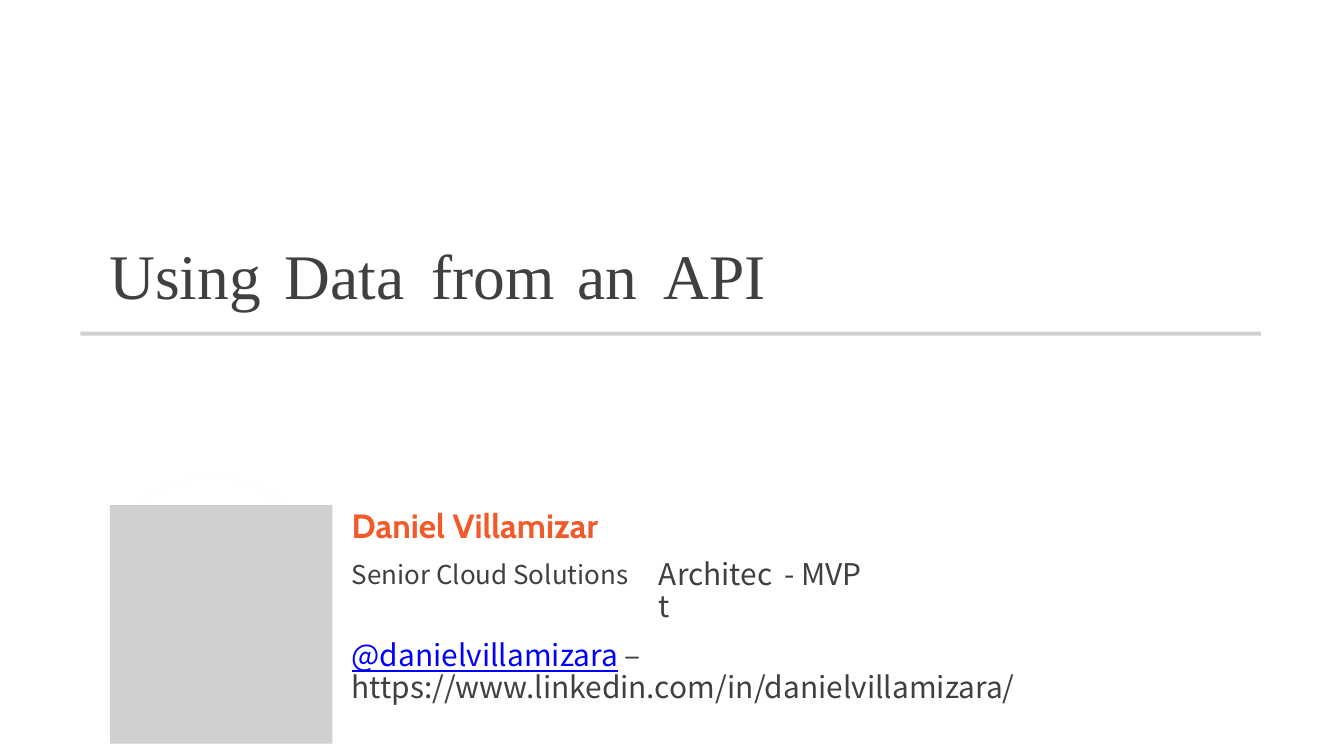
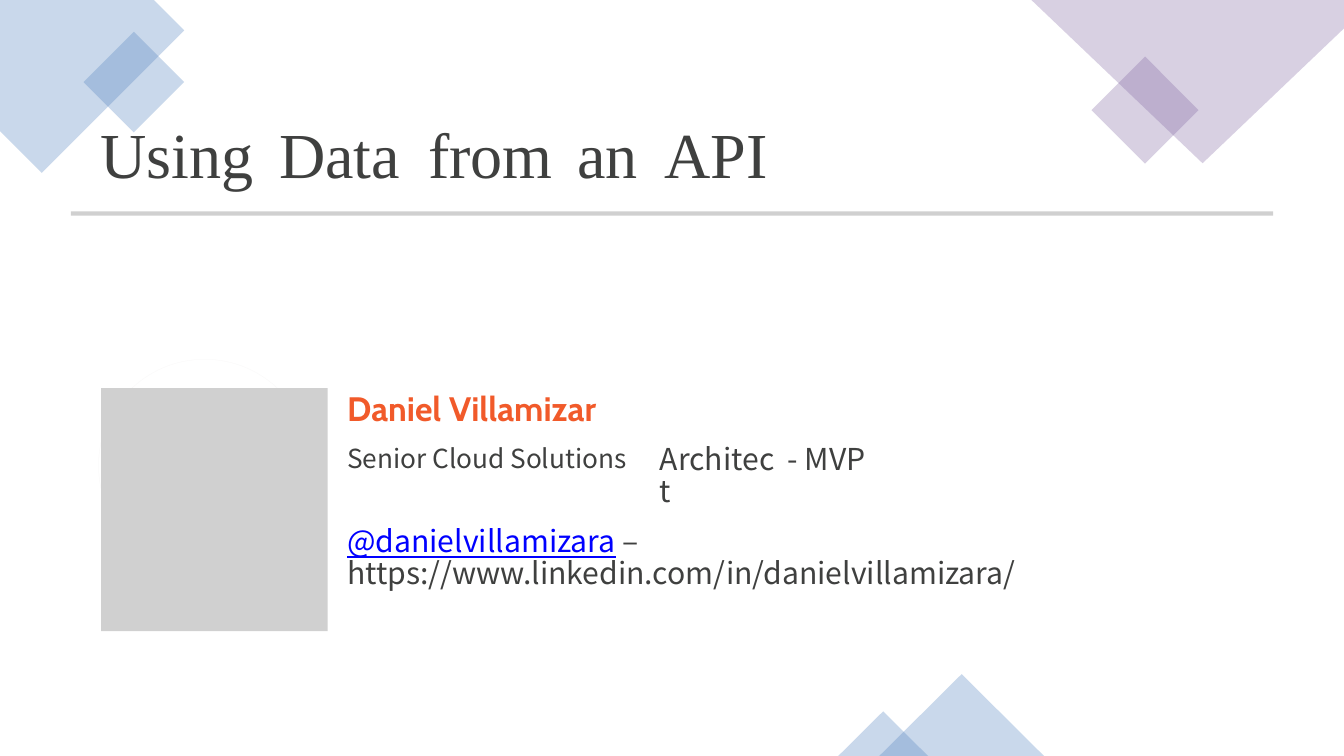
Before and after one commit to CSA-DanielVillamizar/ITM-ProgramaciondeSoftware, a slide deck: slide 1 of ASP.NET Core 6 Blazor Fundamentals/05/using-data-from-an-api-slides.pptx. Drawn at 1344x756 pixels with LibreOffice and Linux fonts; fonts in the diff are those of the drawing; grey boxes stand for pictures. Boxes give left, top, right and bottom in pixels: in the first picture for what was removed or moved away, otherwise in the second. Text is boxed around its words. In the diff, an @@ line names an element or a change of style, - is before the commit and + after.

```diff
--- a/ASP.NET Core 6 Blazor Fundamentals/05/using-data-from-an-api-slides.pptx
+++ b/ASP.NET Core 6 Blazor Fundamentals/05/using-data-from-an-api-slides.pptx
@@ freeform shape added at box(0, 0, 184, 173), fill #4F81BD at 30% opacity @@
@@ freeform shape added at box(1032, 0, 1344, 163), fill #8064A2 at 30% opacity @@
@@ rectangle added at box(83, 32, 184, 132), fill #4F81BD at 30% opacity @@
@@ rectangle added at box(1092, 56, 1199, 164), fill #8064A2 at 30% opacity @@
@@ size 68 to 68.7 pt; line spacing 70pt to 70.7pt in 5 elements at box(577, 148, 637, 179), box(664, 135, 767, 178), box(428, 133, 553, 179), box(279, 136, 400, 179), box(100, 128, 253, 190) @@
@@ text "Using": place and size @@
-text "Using" at box(109, 257, 261, 311)
+text "Using" at box(100, 128, 253, 190)
@@ text "Data": place and size @@
-text "Data" at box(285, 257, 405, 300)
+text "Data" at box(279, 136, 400, 179)
@@ text "from": place and size @@
-text "from" at box(431, 254, 554, 300)
+text "from" at box(428, 133, 553, 179)
@@ text "an": place and size @@
-text "an" at box(578, 269, 638, 300)
+text "an" at box(577, 148, 637, 179)
@@ text "API": place and size @@
-text "API" at box(663, 257, 765, 299)
+text "API" at box(664, 135, 767, 178)
@@ picture: place and size @@
-picture at box(81, 331, 1261, 335)
+picture at box(71, 212, 1273, 216)
@@ freeform shape: place and size @@
-freeform shape at box(108, 477, 316, 685)
+freeform shape at box(99, 360, 311, 572)
@@ picture: place and size @@
-picture at box(110, 505, 333, 744)
+picture at box(101, 388, 327, 631)
@@ text "Daniel Villamizar": place and size @@
-text "Daniel Villamizar" at box(352, 512, 628, 585)
+text "Daniel Villamizar" at box(347, 395, 626, 469)
@@ text "Daniel Villamizar" at box(347, 395, 626, 469): size 36 to 36.4 pt in "Daniel Villamizar"; size 48 to 48.5 pt in "Senior Cloud Solutions"; line spacing 37.9pt to 38.2pt; line spacing 50pt to 50.5pt @@
@@ text "Architect": place and size @@
-text "Architect" at box(658, 560, 782, 592)
+text "Architect" at box(659, 444, 785, 476)
@@ size 32 to 32.3 pt; line spacing 34pt to 34.3pt in 3 elements at box(347, 528, 1015, 591), box(659, 444, 785, 476), box(805, 448, 866, 470) @@
@@ text "- MVP": place and size @@
-text "- MVP" at box(801, 563, 861, 585)
+text "- MVP" at box(805, 448, 866, 470)
@@ text "@danielvillamizara – https://www.linkedin.com/in/danielvilla ...": place and size @@
-text "@danielvillamizara – https://www.linkedin.com/in/danielvilla ..." at box(352, 642, 1015, 705)
+text "@danielvillamizara – https://www.linkedin.com/in/danielvilla ..." at box(347, 528, 1015, 591)
@@ triangle added at box(879, 674, 1044, 756), fill #4F81BD at 30% opacity @@
@@ triangle added at box(838, 712, 928, 756), fill #4F81BD at 30% opacity @@
```
Also in this commit, not shown: 25 other slides changed, 8 other files.
